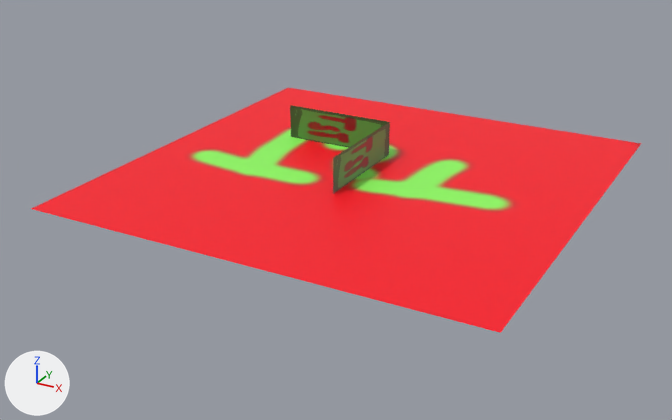
Before and after pictures for a commit that changed the glTF model scene/assets/scene2-6.gltf.
Rendered twice from a 50 mm lens placed at (74.8, -146.4, 64.4), pointed at (-2.5, -5.9, -5.8). Every picture has the same lights, and +X, +Y and +Z are marked at lower left. Where no turn or scale is listed for an object, it has been applied to the vertices.
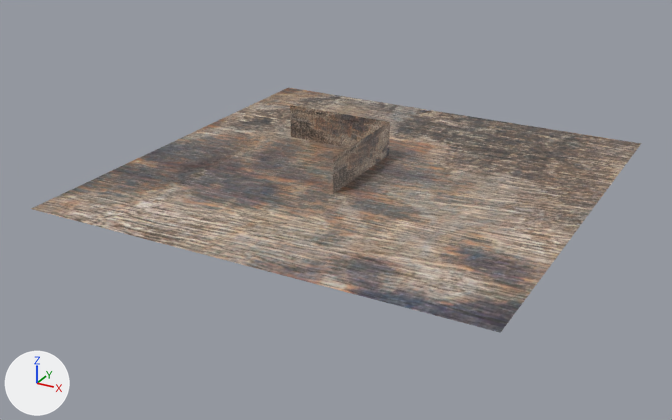
The change, as a list of edits to the scene's bpy script:
```text
Add img_skrinja:
    img_skrinja = load_image('skrinja', 'skrinja.jpg', 1000, 667, 'sRGB')
Change mat_material_004:
    mat_material_004.texture: img_ground -> img_skrinja
Change mat_material_005:
    mat_material_005.texture: img_wall -> img_skrinja
```

Changed parts and their boxes (x1, y1, x2, y2) in the pictures (672 x 420 px):
'Plane', surface changed: (31, 88, 641, 333) in both
'Plane.002', surface changed (green to brown): (290, 105, 390, 148) in both
'Plane.001', surface changed: (333, 122, 390, 194) in both
